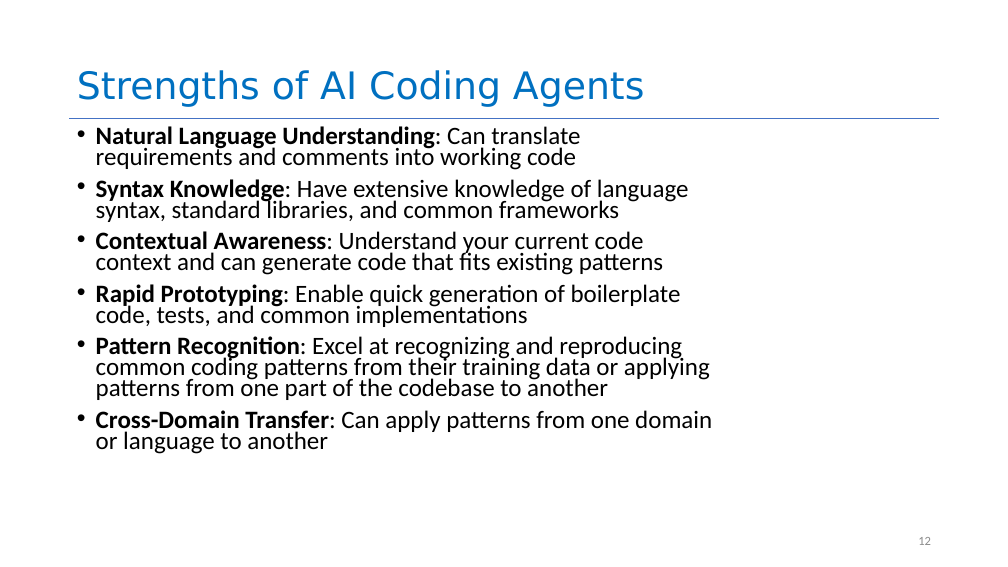
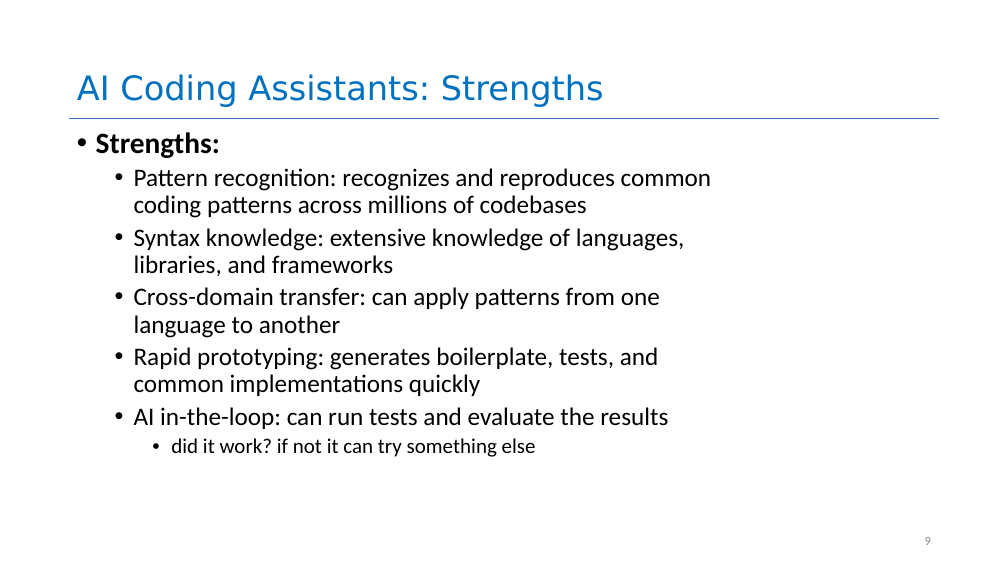
Before and after one commit to neu-se/CS4530-Spring-2026, a slide deck: slide 9 of Slides/Module 16 Using AI Agents.pptx (slide 12 before the commit). Drawn at 1008x567 pixels with LibreOffice and Linux fonts; fonts in the diff are those of the drawing. Boxes give left, top, right and bottom in pixels: in the first picture for what was removed or moved away, otherwise in the second. Text is boxed around its words. In the diff, an @@ line names an element or a change of style, - is before the commit and + after.

```diff
--- a/Slides/Module 16 Using AI Agents.pptx
+++ b/Slides/Module 16 Using AI Agents.pptx
@@ title at bbox=[77, 74, 604, 107]: text changed; size 36 to 32 pt @@
-Strengths of AI Coding Agents
+AI Coding Assistants: Strengths
@@ text at bbox=[96, 132, 712, 457]: text changed; size 23.8 to 24 pt @@
-• Natural Language Understanding: Can translate requirements and comments into working code
-• Syntax Knowledge: Have extensive knowledge of language syntax, standard libraries, and common frameworks
-• Contextual Awareness: Understand your current code context and can generate code that fits existing patterns
-• Rapid Prototyping: Enable quick generation of boilerplate code, tests, and common implementations
-• Pattern Recognition: Excel at recognizing and reproducing common coding patterns from their training data or applying patterns from one part of the codebase to another
-• Cross-Domain Transfer: Can apply patterns from one domain or language to another
+• Strengths:
+  • Pattern recognition: recognizes and reproduces common coding patterns across millions of codebases
+  • Syntax knowledge: extensive knowledge of languages, libraries, and frameworks
+  • Cross-domain transfer: can apply patterns from one language to another
+  • Rapid prototyping: generates boilerplate, tests, and common implementations quickly
+  • AI in-the-loop: can run tests and evaluate the results
+    • did it work? if not it can try something else
@@ page number at bbox=[925, 537, 931, 545]: text changed @@
-12
+9
```
Also in this commit, not shown: 18 other slides changed, 21 slides added, 18 slides removed, 2 other files.
